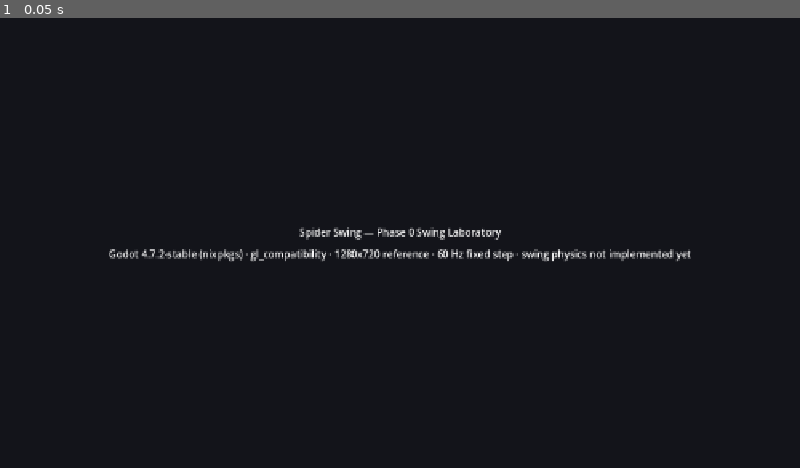
Above: before the commit, frame 1.
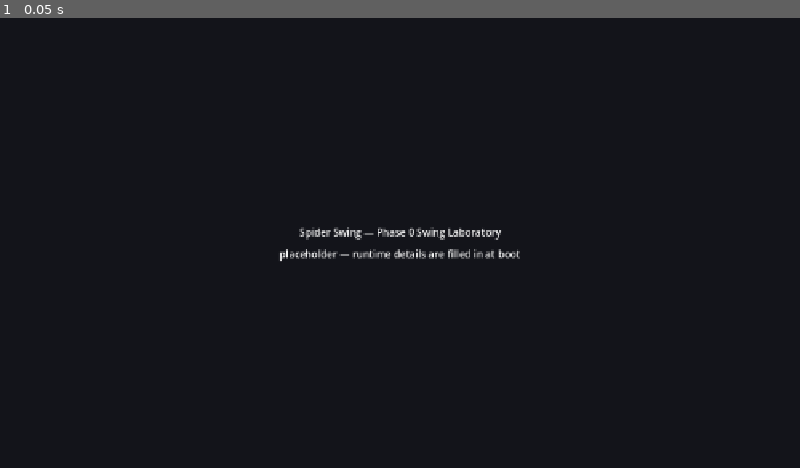
Above: after the commit, the same moment.

Repository: menno420/spider-swing
Game: Godot game, scene res://game/bootstrap/main.tscn
Two runs of this game, one before a commit and one after it. Both use one fixed random seed, a clock stepped at 60 frames per second and the inputs below.
Inputs:
- Up to frame 1 (0.05 s): no input

The runs differ from the first frame. In frame 1, 1.0% of the frame differs, in the area x 13-87%, y 51-55%.

Commit message:
Implement Phase 0: game/presentation/scripts/swing_lab.gd

Diff:
--- a/game/presentation/scripts/swing_lab.gd
+++ b/game/presentation/scripts/swing_lab.gd
@@ -1,39 +1,270 @@
 extends Node2D
-## Swing Laboratory placeholder (bootstrap phase).
+class_name SwingLabView
+## Code-drawn Phase 0 presentation.
 ##
-## Shows that the project boots, the Compatibility renderer is live, and the
-## reference viewport is configured. It renders a label and nothing else.
-##
-## NOT gameplay: there is no spider body, no web, no forward drive, no anchor,
-## no camera follow, and no physics of any kind here. Phase 0 replaces this
-## placeholder with the real Swing Laboratory — see the Phase 0 issue and
-## docs/game-design/Spider-Swing-GDD-v2.0.md § 23.
-##
-## Presentation-layer rules that already apply (docs/runtime_contracts.md):
-## this layer consumes application APIs and domain events and never mutates
-## authoritative simulation state.
-
-const PLACEHOLDER_TITLE := "Spider Swing — Phase 0 Swing Laboratory"
-
-@onready var _title: Label = %Title
-@onready var _subtitle: Label = %Subtitle
+## It consumes snapshots/events and emits no authoritative writes. The visual
+## web follows physics endpoints; it never drives the constraint.
+
+const BACKGROUND := Color("102531")
+const BACKGROUND_DEEP := Color("08141d")
+const GRID := Color(0.25, 0.55, 0.58, 0.14)
+const SPIDER_DARK := Color("17202b")
+const SPIDER_ACCENT := Color("f28c45")
+const WEB := Color("d9fbff")
+const CYAN := Color("4de8ee")
+const GREEN := Color("73e0a4")
+const YELLOW := Color("ffd166")
+const RED := Color("ff6577")
+const MUTED := Color("8ba9b5")
+
+var _snapshot: SimulationSnapshot
+var _camera_x: float = 0.0
+var _feedback_message: String = "Tap a glowing anchor to attach"
+var _feedback_position: Vector2 = Vector2.ZERO
+var _feedback_color: Color = GREEN
+var _feedback_remaining: float = 3.0
+var _font: Font
 
 
 func _ready() -> void:
-	_title.text = PLACEHOLDER_TITLE
-	_subtitle.text = _describe_runtime()
-
-
-## One readable line proving the runtime contracts this bootstrap locked in.
-func _describe_runtime() -> String:
-	var viewport_size := Vector2i(
-		int(ProjectSettings.get_setting("display/window/size/viewport_width", 0)),
-		int(ProjectSettings.get_setting("display/window/size/viewport_height", 0)),
+	_font = ThemeDB.fallback_font
+	set_process(true)
+	queue_redraw()
+
+
+func present(snapshot: SimulationSnapshot) -> void:
+	_snapshot = snapshot
+	queue_redraw()
+
+
+func present_event(event: SimulationEvent) -> void:
+	_feedback_message = event.message
+	_feedback_position = event.position
+	_feedback_remaining = 1.2
+	match event.kind:
+		SimulationEvent.Kind.INVALID_TARGET:
+			_feedback_color = RED
+		SimulationEvent.Kind.OUT_OF_RANGE, SimulationEvent.Kind.REEL_EMPTY:
+			_feedback_color = YELLOW
+		_:
+			_feedback_color = GREEN
+	queue_redraw()
+
+
+func screen_to_world(screen_position: Vector2) -> Vector2:
+	return screen_position + Vector2(_camera_x, 0.0)
+
+
+func _process(delta: float) -> void:
+	if _snapshot == null:
+		return
+	var viewport_size := get_viewport_rect().size
+	var look_ahead := maxf(0.0, _snapshot.velocity.x - _snapshot.target_speed) * \
+		_snapshot.camera_look_ahead
+	var target := maxf(
+		0.0,
+		_snapshot.furthest_x - viewport_size.x / 3.0 + look_ahead,
 	)
-	return "Godot %s · %s · %dx%d reference · %d Hz fixed step · swing physics not implemented yet" % [
-		Engine.get_version_info().get("string", "unknown"),
-		str(ProjectSettings.get_setting("rendering/renderer/rendering_method", "unknown")),
-		viewport_size.x,
-		viewport_size.y,
-		Engine.physics_ticks_per_second,
+	var follow := 1.0 - exp(-_snapshot.camera_follow_strength * delta)
+	_camera_x = lerpf(_camera_x, target, follow)
+	_feedback_remaining = maxf(0.0, _feedback_remaining - delta)
+	queue_redraw()
+
+
+func _draw() -> void:
+	var size := get_viewport_rect().size
+	if size.x <= 0.0 or size.y <= 0.0:
+		size = LabLayout.REFERENCE_SIZE
+	draw_rect(Rect2(Vector2.ZERO, size), BACKGROUND)
+	_draw_parallax(size)
+	_draw_course(size)
+	if _snapshot == null:
+		_draw_text(Vector2(32.0, 58.0), "Loading Swing Laboratory…", 24, WEB)
+		return
+	_draw_web()
+	_draw_spider()
+	_draw_feedback()
+	_draw_hud(size)
+	if _snapshot.debug_visible:
+		_draw_debug(size)
+
+
+func _draw_parallax(size: Vector2) -> void:
+	draw_rect(Rect2(0.0, size.y * 0.72, size.x, size.y * 0.28), BACKGROUND_DEEP)
+	var far_offset := fposmod(-_camera_x * 0.08, 240.0)
+	for index in range(-1, 8):
+		var x := far_offset + float(index) * 240.0
+		draw_circle(Vector2(x, 135.0 + float(index % 3) * 54.0), 105.0,
+			Color(0.13, 0.34, 0.32, 0.55))
+	var near_offset := fposmod(-_camera_x * 0.22, 310.0)
+	for index in range(-1, 6):
+		var x := near_offset + float(index) * 310.0
+		draw_circle(Vector2(x, size.y + 25.0), 155.0,
+			Color(0.08, 0.28, 0.25, 0.9))
+	for y in range(90, int(size.y), 90):
+		draw_line(Vector2(0.0, float(y)), Vector2(size.x, float(y)), GRID, 1.0)
+	var grid_offset := fposmod(-_camera_x, 120.0)
+	for x in range(-120, int(size.x) + 120, 120):
+		draw_line(Vector2(float(x) + grid_offset, 0.0),
+			Vector2(float(x) + grid_offset, size.y), GRID, 1.0)
+
+
+func _draw_course(size: Vector2) -> void:
+	draw_line(Vector2(0.0, 680.0), Vector2(size.x, 680.0),
+		Color(0.22, 0.5, 0.47, 0.5), 3.0)
+	if _snapshot == null:
+		return
+	for anchor: Vector2 in _snapshot.anchors:
+		var screen := _world_to_screen(anchor)
+		if screen.x < -80.0 or screen.x > size.x + 80.0:
+			continue
+		var distance := anchor.distance_to(_snapshot.position)
+		var in_range := distance >= 90.0 and distance <= 620.0
+		var color := GREEN if in_range else YELLOW
+		draw_line(screen + Vector2(0.0, -34.0), screen + Vector2(0.0, 34.0),
+			Color(0.48, 0.74, 0.64, 0.8), 6.0)
+		draw_circle(screen, 15.0, Color(color, 0.18))
+		draw_arc(screen, 17.0, 0.0, TAU, 32, color, 3.0)
+		draw_circle(screen, 4.0, WEB)
+	var kill_x := _world_to_screen(Vector2(_snapshot.left_kill_boundary, 0.0)).x
+	if kill_x > 0.0 and kill_x < size.x:
+		draw_line(Vector2(kill_x, 0.0), Vector2(kill_x, size.y), RED, 3.0)
+
+
+func _draw_web() -> void:
+	if not _snapshot.web_attached:
+		return
+	var spider := _world_to_screen(_snapshot.position)
+	var anchor := _world_to_screen(_snapshot.anchor)
+	draw_line(spider, anchor, Color(0.25, 0.72, 0.77, 0.35), 7.0)
+	draw_line(spider, anchor, WEB, 2.5)
+	if _snapshot.reel_active:
+		var pulse := fposmod(float(_snapshot.tick) * 0.08, 1.0)
+		draw_circle(spider.lerp(anchor, pulse), 7.0, CYAN)
+
+
+func _draw_spider() -> void:
+	var center := _world_to_screen(_snapshot.position)
+	var rotation := clampf(_snapshot.velocity.angle() * 0.16, -0.35, 0.35)
+	for side in [-1.0, 1.0]:
+		for index in range(4):
+			var y := -15.0 + float(index) * 10.0
+			var hip := center + Vector2(side * 10.0, y).rotated(rotation)
+			var knee := center + Vector2(side * (24.0 + index * 2.0),
+				y - 9.0 + index * 5.0).rotated(rotation)
+			var foot := center + Vector2(side * (38.0 + index * 3.0),
+				y + 2.0 + index * 6.0).rotated(rotation)
+			draw_polyline(PackedVector2Array([hip, knee, foot]), SPIDER_DARK, 5.0, true)
+			draw_polyline(PackedVector2Array([hip, knee, foot]), SPIDER_ACCENT, 1.5, true)
+	draw_circle(center + Vector2(-8.0, 0.0).rotated(rotation), 17.0, SPIDER_DARK)
+	draw_circle(center + Vector2(12.0, -1.0).rotated(rotation), 14.0, SPIDER_DARK)
+	draw_circle(center + Vector2(-9.0, -4.0).rotated(rotation), 6.0, SPIDER_ACCENT)
+	draw_circle(center + Vector2(17.0, -5.0).rotated(rotation), 3.2, WEB)
+	draw_circle(center + Vector2(17.0, -5.0).rotated(rotation), 1.4, Color("15202b"))
+	if _snapshot.debug_visible:
+		draw_arc(center, 18.0, 0.0, TAU, 40, CYAN, 1.5)
+		draw_line(center, center + _snapshot.velocity * 0.12, YELLOW, 2.0)
+
+
+func _draw_feedback() -> void:
+	if _feedback_remaining <= 0.0:
+		return
+	if _feedback_position != Vector2.ZERO:
+		var screen := _world_to_screen(_feedback_position)
+		var radius := 18.0 + (1.2 - _feedback_remaining) * 28.0
+		draw_arc(screen, radius, 0.0, TAU, 32,
+			Color(_feedback_color, clampf(_feedback_remaining, 0.0, 1.0)), 3.0)
+
+
+func _draw_hud(size: Vector2) -> void:
+	var distance_metres := _snapshot.distance_pixels / 10.0
+	_draw_text(Vector2(28.0, 48.0), "%05.1f m" % distance_metres, 28, WEB)
+	_draw_text(Vector2(30.0, 76.0), "Tap anchor · tap again to release", 16, MUTED)
+	_draw_text(Vector2(30.0, 99.0), _feedback_message, 17, _feedback_color)
+
+	var debug_rect := LabLayout.debug_toggle_rect(size)
+	_draw_button(debug_rect, "DEBUG", _snapshot.debug_visible)
+
+	var reel_rect := LabLayout.reel_rect(size)
+	var center := reel_rect.get_center()
+	var radius := reel_rect.size.x * 0.44
+	draw_circle(center, radius, Color(0.04, 0.12, 0.16, 0.82))
+	draw_arc(center, radius, 0.0, TAU, 64, Color(0.55, 0.72, 0.76, 0.55), 4.0)
+	var energy_ratio := _snapshot.reel_energy / maxf(_snapshot.reel_capacity, 0.001)
+	draw_arc(center, radius, -PI * 0.5, -PI * 0.5 + TAU * energy_ratio,
+		64, CYAN if _snapshot.reel_lockout <= 0.0 else RED, 8.0)
+	_draw_text(center + Vector2(-31.0, 7.0), "REEL", 19, WEB)
+
+	if _snapshot.run_state != &"active":
+		draw_rect(Rect2(Vector2.ZERO, size), Color(0.02, 0.04, 0.06, 0.62))
+		var title := "FALLING…" if _snapshot.run_state == &"dying" else "RUN ENDED"
+		_draw_text(Vector2(size.x * 0.5 - 90.0, size.y * 0.43), title, 30, WEB)
+		if _snapshot.run_state == &"dead":
+			_draw_text(Vector2(size.x * 0.5 - 154.0, size.y * 0.5),
+				"Tap anywhere to restart", 22, CYAN)
+
+
+func _draw_debug(_size: Vector2) -> void:
+	var panel := Rect2(18.0, 120.0, 370.0, 510.0)
+	draw_rect(panel, Color(0.02, 0.07, 0.1, 0.9))
+	draw_rect(panel, CYAN, false, 2.0)
+	var lines := [
+		"tick: %d  seed: %d" % [_snapshot.tick, _snapshot.seed],
+		"state: %s  web: %s" % [
+			_snapshot.run_state,
+			"attached" if _snapshot.web_attached else "detached"],
+		"pos: (%.1f, %.1f)" % [_snapshot.position.x, _snapshot.position.y],
+		"velocity: (%.1f, %.1f)" % [_snapshot.velocity.x, _snapshot.velocity.y],
+		"speed target: %.1f" % _snapshot.target_speed,
+		"rope: %.1f  tension: %.1f" % [
+			_snapshot.rope_length, _snapshot.tension],
+		"Reel: %.1f / %.1f  lockout %.2f" % [
+			_snapshot.reel_energy, _snapshot.reel_capacity, _snapshot.reel_lockout],
+		"preset: %s" % _snapshot.preset_name,
+		"recording: %s  replay: %s" % [
+			_snapshot.recording, _snapshot.replaying],
 	]
+	for index in range(lines.size()):
+		_draw_text(Vector2(32.0, 150.0 + float(index) * 30.0),
+			lines[index], 16, WEB)
+
+	for index in range(SwingConfig.preset_names().size()):
+		var name := SwingConfig.preset_names()[index]
+		_draw_button(LabLayout.preset_rect(index), str(index + 1), name == _snapshot.preset_name)
+
+	_draw_button(LabLayout.tuning_previous_rect(), "<", false)
+	_draw_button(LabLayout.tuning_minus_rect(), "-", false)
+	draw_rect(Rect2(136.0, 520.0, 126.0, 42.0), Color(0.06, 0.16, 0.2, 0.9))
+	_draw_text(Vector2(146.0, 547.0), "%s %.2f" % [
+		_snapshot.selected_parameter, _snapshot.selected_parameter_value], 14, WEB)
+	_draw_button(LabLayout.tuning_plus_rect(), "+", false)
+	_draw_button(LabLayout.tuning_next_rect(), ">", false)
+
+	var labels := ["PAUSE", "STEP", "SLOW", "REC", "REPLAY", "EXPORT"]
+	for index in range(labels.size()):
+		var active := (
+			(index == 0 and _snapshot.debug_paused)
+			or (index == 2 and _snapshot.slow_motion)
+			or (index == 3 and _snapshot.recording)
+			or (index == 4 and _snapshot.replaying)
+		)
+		_draw_button(LabLayout.utility_rect(index), labels[index], active)
+	_draw_text(Vector2(32.0, 652.0), "Touch EXPORT or press F8 for diagnostic JSON",
+		14, MUTED)
+
+
+func _draw_button(rect: Rect2, label: String, active: bool) -> void:
+	draw_rect(rect, Color(0.08, 0.35, 0.38, 0.94) if active
+		else Color(0.04, 0.14, 0.18, 0.88))
+	draw_rect(rect, CYAN if active else MUTED, false, 2.0)
+	var width := _font.get_string_size(label, HORIZONTAL_ALIGNMENT_LEFT, -1, 15).x
+	_draw_text(Vector2(rect.get_center().x - width * 0.5, rect.get_center().y + 5.0),
+		label, 15, WEB)
+
+
+func _draw_text(position: Vector2, text: String, size: int, color: Color) -> void:
+	draw_string(_font, position, text, HORIZONTAL_ALIGNMENT_LEFT, -1.0, size, color)
+
+
+func _world_to_screen(world_position: Vector2) -> Vector2:
+	return world_position - Vector2(_camera_x, 0.0)
